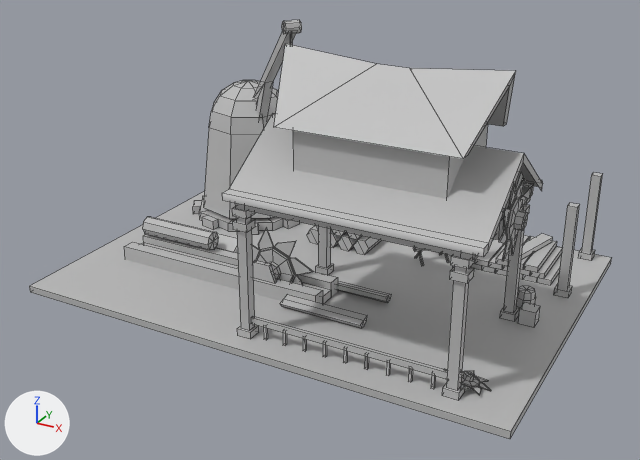
Two versions of the FBX model Assets/Models/LumberMill01.fbx, one commit apart.
Before and after are seen from a 50 mm camera at (1.98, -3.74, 2.12) aimed at (0.01, -0.16, 0.33). Lighting does not change. The marker at lower left points along +X, +Y and +Z. Mesh edges are drawn as thin lines. Where no turn or scale is listed for an object, it has been applied to the vertices. Vertices at the same position are counted once.
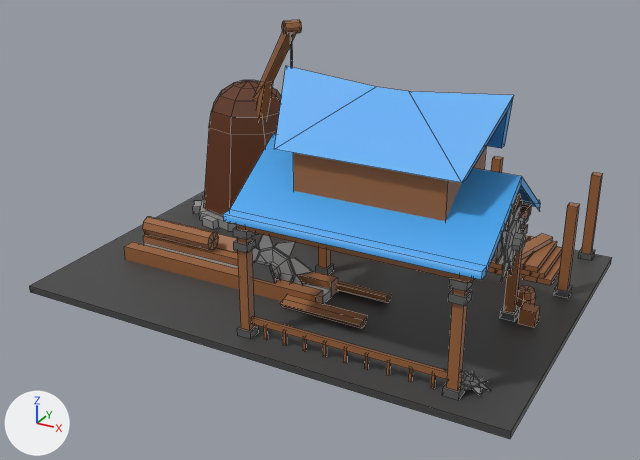
The newer file is also rescaled (x3.0) as a whole; pictures and numbers use the older file's frame.

The change, as a diff of the scene's bpy script:
```diff
--- a/Assets/Models/LumberMill01.fbx.py
+++ b/Assets/Models/LumberMill01.fbx.py
@@ me_mesh @@
 me_mesh.from_pydata(...)  # 1491 vertices, 1181 faces; spans x -1.27..1.27, y -0.92..0.86, z -0.09..1.31
-me_mesh.materials.append(mat_lambert2)  # grey #bcbcbc
+# me_mesh part 1: the loose piece of 8 vertices spanning x -0.06..0.01, y -0.82..-0.75, z 0.57..0.6 is moved by (0.0, 0.0, -0.1)
+# me_mesh part 2: the loose piece of 8 vertices spanning x 0.94..1.02, y -0.82..-0.75, z 0.63..0.66 is moved by (0.0, 0.0, -0.1)
+# me_mesh part 3: the loose piece of 8 vertices spanning x -0.06..0.01, y -0.82..-0.75, z 0.63..0.66 is moved by (0.0, 0.0, -0.1)
+# me_mesh part 4: the loose piece of 8 vertices spanning x 0.94..1.02, y -0.08..-0.01, z 0.57..0.6 is moved by (0.0, 0.0, -0.1)
+# me_mesh part 5: the loose piece of 8 vertices spanning x 0.94..1.02, y -0.82..-0.75, z 0.57..0.6 is moved by (0.0, 0.0, -0.1)
+# me_mesh part 6: the loose piece of 113 vertices spanning x 1.01..1.1, y -0.58..-0.23, z 0.51..0.87 is moved by (0.0, 0.0, -0.1)
+# me_mesh part 7: the loose piece of 8 vertices spanning x 0.98..1.03, y -0.38..-0.22, z 0.67..0.84 is moved by (0.0, 0.0, -0.1)
+# me_mesh part 8: the loose piece of 8 vertices spanning x 0.97..1.04, y -0.54..-0.28, z 0.65..0.72 is moved by (0.0, 0.0, -0.1)
+# me_mesh part 9: the loose piece of 20 vertices spanning x -0.1..1.08, y -0.83..-0.01, z 0.7..0.98 is moved by (0.0, 0.0, -0.1)
+# me_mesh part 10: the loose piece of 8 vertices spanning x 0.15..0.85, y -0.65..-0.2, z 0.76..1.01 is moved by (0.0, 0.0, -0.1)
+# me_mesh part 11: the loose piece of 36 vertices spanning x -0.05..1.03, y -0.81..-0.02, z 0.66..0.71 is moved by (0.0, 0.0, -0.1)
+# me_mesh part 12: the loose piece of 22 vertices spanning x -0.02..1.02, y -0.69..-0.16, z 1.01..1.31 is moved by (0.0, 0.0, -0.1)
+# me_mesh part 13: 4 of 1491 vertices moved; they spanned x -0.05..0.0, y -0.81..-0.76, z 0.63 and now span x -0.05..0.0, y -0.81..-0.76, z 0.53; mean shift (0.0, 0.0, -0.1); largest move (-0.05, -0.81, 0.63) -> (-0.05, -0.81, 0.53)
+# me_mesh part 14: 4 of 1491 vertices moved; they spanned x 0.96..1.0, y -0.07..-0.02, z 0.63 and now span x 0.96..1.0, y -0.07..-0.02, z 0.53; mean shift (0.0, 0.0, -0.1); largest move (1.0, -0.07, 0.63) -> (1.0, -0.07, 0.53)
+# me_mesh part 15: 4 of 1491 vertices moved; they spanned x -0.05..0.0, y -0.07..-0.02, z 0.63 and now span x -0.05..0.0, y -0.07..-0.02, z 0.53; mean shift (0.0, 0.0, -0.1); largest move (-0.05, -0.07, 0.63) -> (-0.05, -0.07, 0.53)
+# me_mesh part 16: 4 of 1491 vertices moved; they spanned x 0.96..1.0, y -0.81..-0.76, z 0.63 and now span x 0.96..1.0, y -0.81..-0.76, z 0.53; mean shift (0.0, 0.0, -0.1); largest move (1.0, -0.81, 0.63) -> (1.0, -0.81, 0.53)
+# me_mesh part 17: texture (UV) coordinates of 1181 of 1181 faces, centred in x -1.27..1.27, y -0.92..0.86, z -0.07..1.3, changed; they spanned u 0.0..1.0, v -2.33..3.33 and now span u 0.02..0.61, v 0.15..0.77
+me_mesh.materials.append(mat_ultimatetexture03)  # picture img_ultimatetexture01_png
```

Location of each change, [x1, y1, x2, y2] in pixels of the pictures (640 x 460 px; the box of a moved part takes in the faces that stretch with it):
'polySurface123', recoloured, reshaped, surface changed: [29, 20, 612, 439] in both
part 1 of me_mesh, moved or reshaped: before [232, 219, 255, 233]; after [233, 239, 256, 253]
part 2 of me_mesh, moved or reshaped: before [450, 256, 475, 269]; after [449, 278, 473, 292]
part 3 of me_mesh, moved or reshaped: before [232, 206, 255, 219]; after [233, 227, 256, 240]
part 4 of me_mesh, moved or reshaped: before [523, 205, 530, 213]; after [521, 224, 528, 234]
part 5 of me_mesh, moved or reshaped: before [449, 267, 474, 284]; after [448, 289, 472, 306]
part 6 of me_mesh, moved or reshaped: before [499, 178, 528, 261]; after [497, 200, 526, 282]
part 7 of me_mesh, moved or reshaped: before [509, 172, 523, 202]; after [507, 193, 521, 224]
part 8 of me_mesh, moved or reshaped: before [493, 213, 504, 240]; after [492, 235, 502, 261]
part 9 of me_mesh, moved or reshaped: before [222, 114, 543, 257]; after [223, 134, 540, 280]
part 10 of me_mesh, moved or reshaped: before [293, 124, 488, 199]; after [293, 147, 486, 221]
part 11 of me_mesh, moved or reshaped: before [235, 182, 534, 260]; after [236, 202, 532, 283]
part 12 of me_mesh, moved or reshaped: before [274, 44, 516, 159]; after [274, 66, 514, 183]
part 13 of me_mesh, moved or reshaped: before [236, 217, 255, 331]; after [237, 237, 255, 331]
part 14 of me_mesh, moved or reshaped: before [503, 204, 527, 313]; after [503, 224, 525, 313]
part 15 of me_mesh, moved or reshaped: before [318, 226, 331, 268]; after [318, 248, 331, 268]
part 16 of me_mesh, moved or reshaped: before [446, 266, 470, 391]; after [446, 289, 468, 391]
part 17 of me_mesh, surface changed: [29, 20, 612, 439] in both
